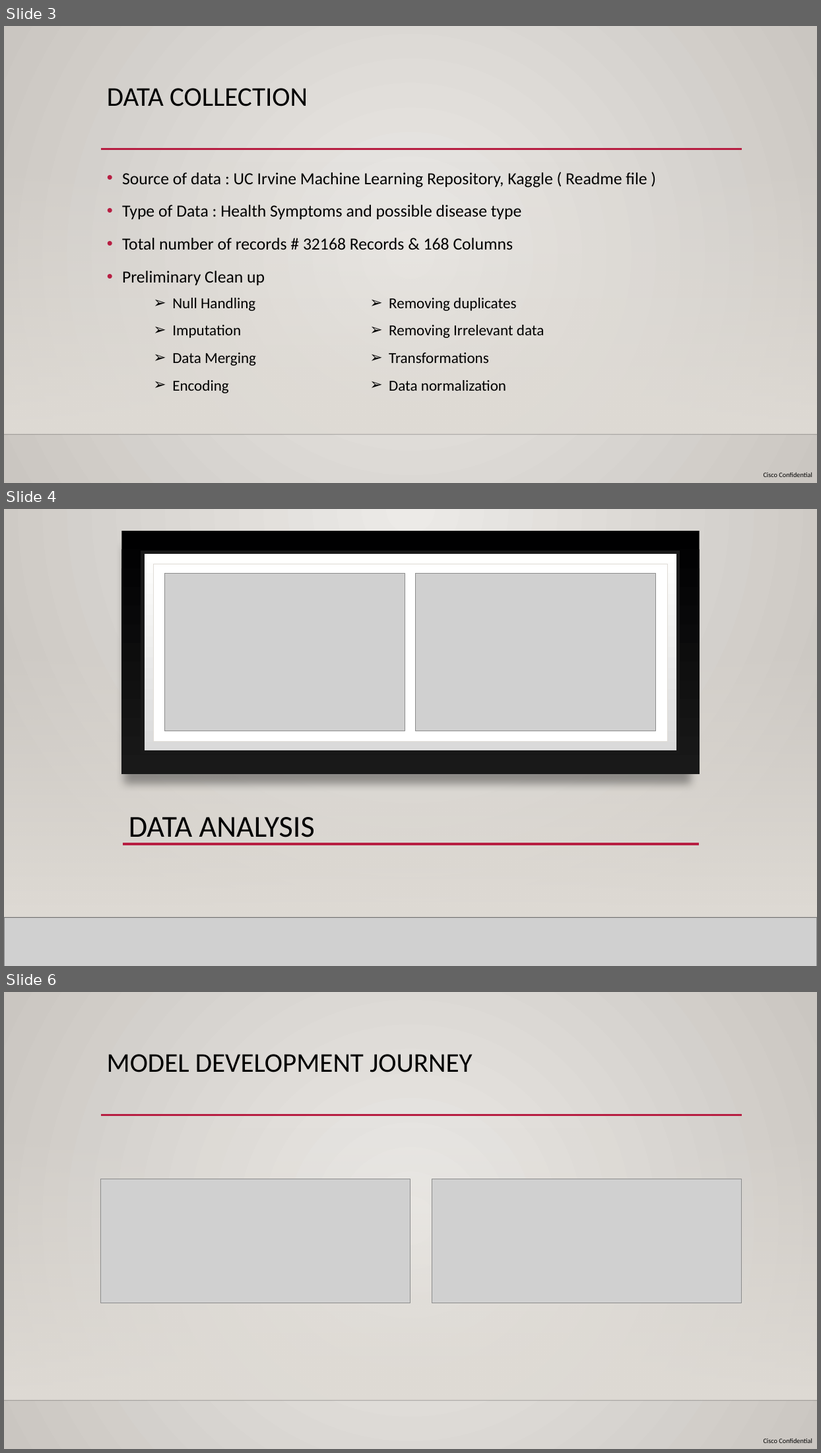
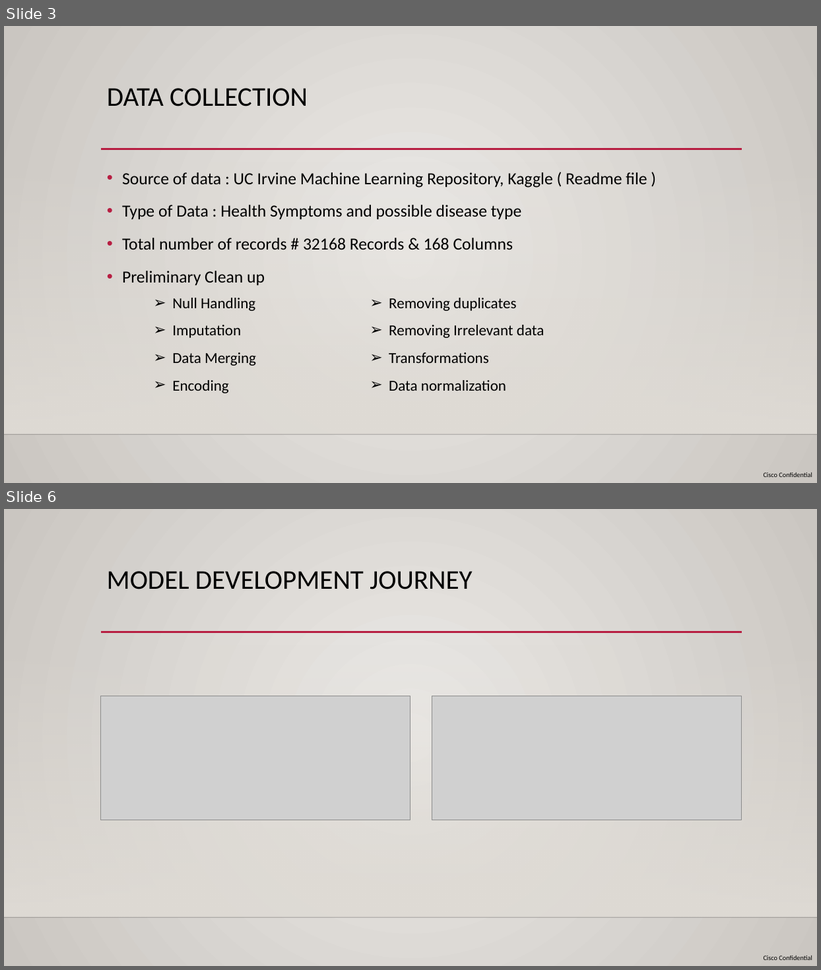
Before and after one commit to RAJESHVELAMALA/project2, a slide deck: Team 5 - Project 2 - Presentation.pptx. Shown one above the other, each under a label of ours: slides 3, 4 and 6 before the commit, slides 3 and 6 after it; the slides between them are not shown. The pictures are 821x1453 and 821x970 pixels, drawn with LibreOffice and Linux fonts; fonts in the diff are those of the drawing; grey boxes stand for pictures; background and template pictures are left out. Boxes give left, top, right and bottom in pixels: in the first picture for what was removed or moved away, otherwise in the second. Text is boxed around its words. In the diff, an @@ line names an element or a change of style, - is before the commit and + after.

```diff
--- a/Team 5 - Project 2 - Presentation.pptx
+++ b/Team 5 - Project 2 - Presentation.pptx
@@ slide 4 removed at (x1=4, y1=509, x2=817, y2=966), background gradient #ECEAE7 to #CAC7C1; not listed: 3 template elements that a slide beside it also shows @@
@@ rectangle removed at (x1=4, y1=509, x2=817, y2=966) @@
@@ rectangle removed at (x1=121, y1=530, x2=700, y2=774) @@
@@ rectangle removed at (x1=143, y1=553, x2=678, y2=753) @@
@@ rectangle removed at (x1=153, y1=564, x2=667, y2=741) @@
@@ picture removed at (x1=164, y1=573, x2=405, y2=731) @@
@@ picture removed at (x1=416, y1=573, x2=656, y2=731) @@
@@ rectangle removed at (x1=4, y1=644, x2=817, y2=918) @@
@@ rectangle removed at (x1=4, y1=644, x2=817, y2=918) @@
@@ line removed from (165, 745) to (741, 745) @@
@@ title removed at (x1=129, y1=817, x2=315, y2=844) @@
-DATA ANALYSIS
@@ line removed from (122, 844) to (700, 844) @@
@@ line removed from (4, 918) to (817, 918) @@
@@ picture removed at (x1=4, y1=918, x2=817, y2=966) @@
@@ line removed from (4, 918) to (817, 918) @@
```
Also in this commit, not shown: 2 slides changed, 1 slide added.
